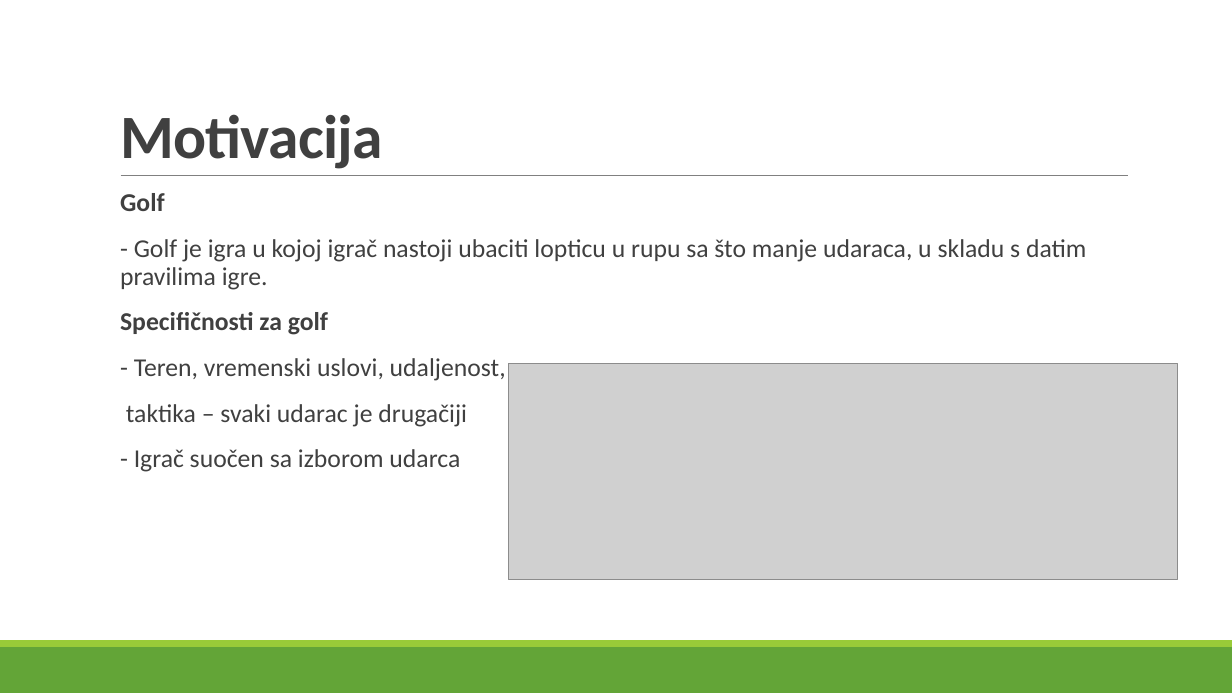
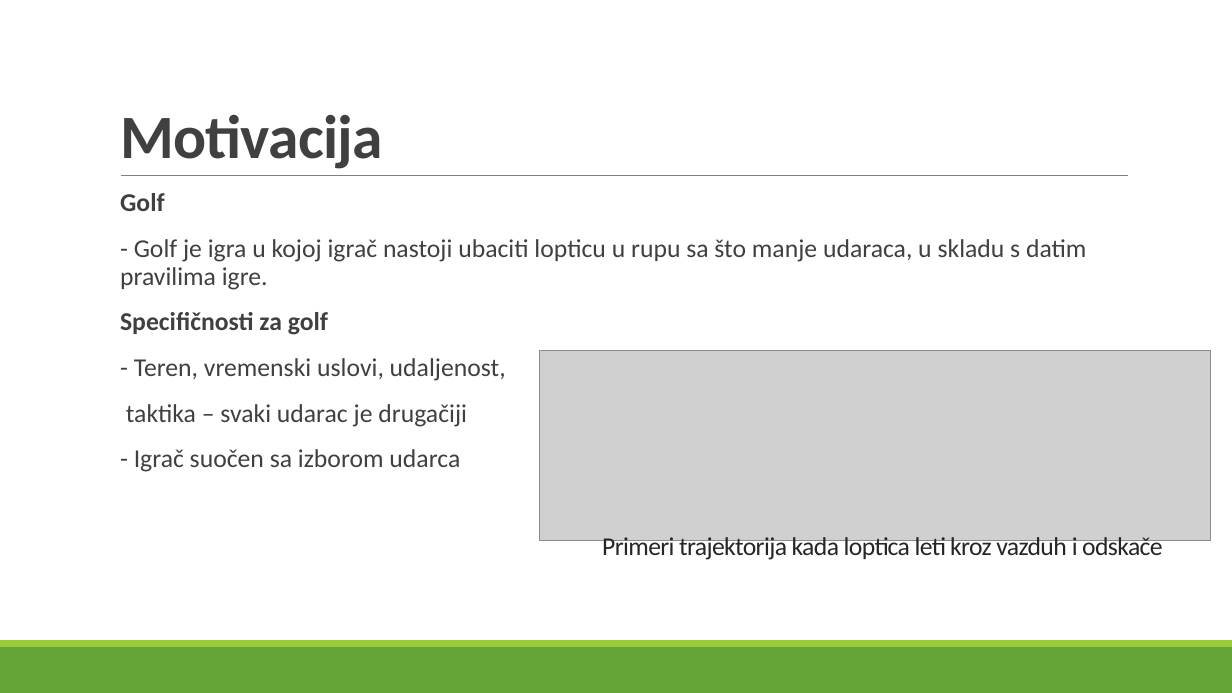
Before and after one commit to ckraisnikovic/softComputing, a slide deck: slide 3 of Detekcija i praćenje golf loptice na golf terenu.pptx. Drawn at 1232x693 pixels with LibreOffice and Linux fonts; fonts in the diff are those of the drawing; grey boxes stand for pictures. Boxes give left, top, right and bottom in pixels: in the first picture for what was removed or moved away, otherwise in the second. Text is boxed around its words. In the diff, an @@ line names an element or a change of style, - is before the commit and + after.

```diff
--- a/Detekcija i praćenje golf loptice na golf terenu.pptx
+++ b/Detekcija i praćenje golf loptice na golf terenu.pptx
@@ picture resized from (x1=508, y1=363, x2=1177, y2=579) to (x1=540, y1=351, x2=1211, y2=541) @@
@@ text added at (x1=602, y1=537, x2=1162, y2=561), 20 pt, text #262626 @@
+Primeri trajektorija kada loptica leti kroz vazduh i odskače
```
Also in this commit, not shown: 12 other slides changed, 4 slides added.
